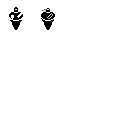
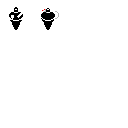
The second 128 x 128 image is a revision of the first. Changes to its layers:
painted on "Background" over [47, 11, 59, 19]
